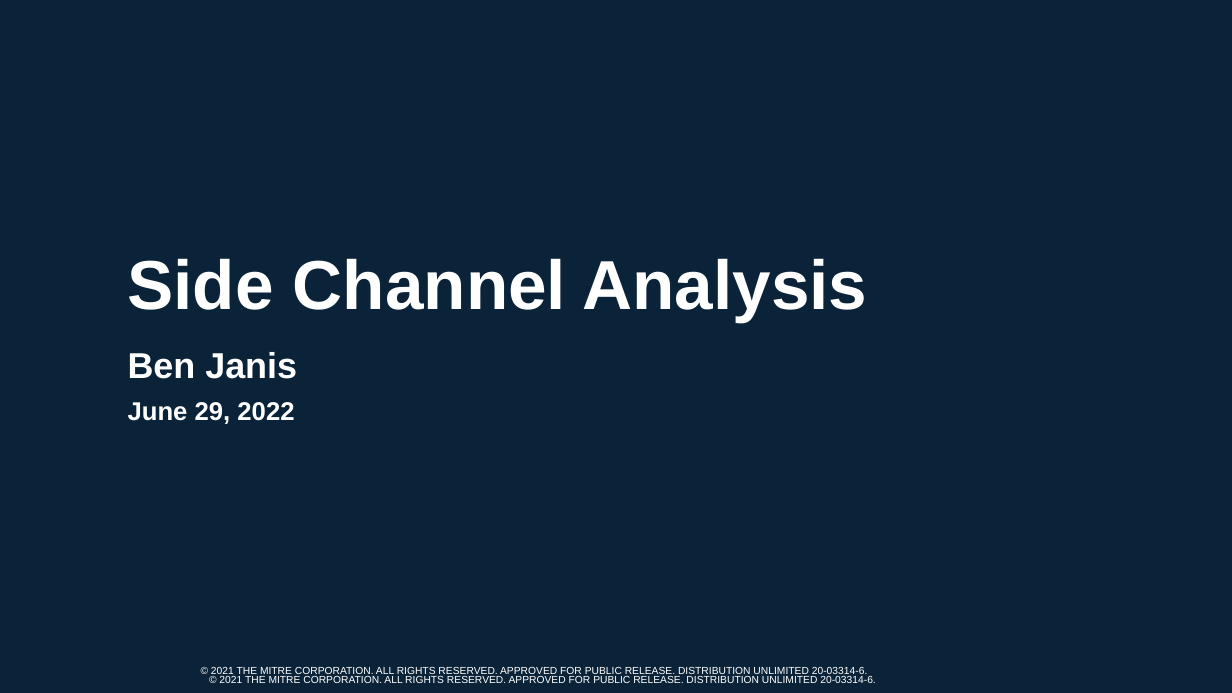
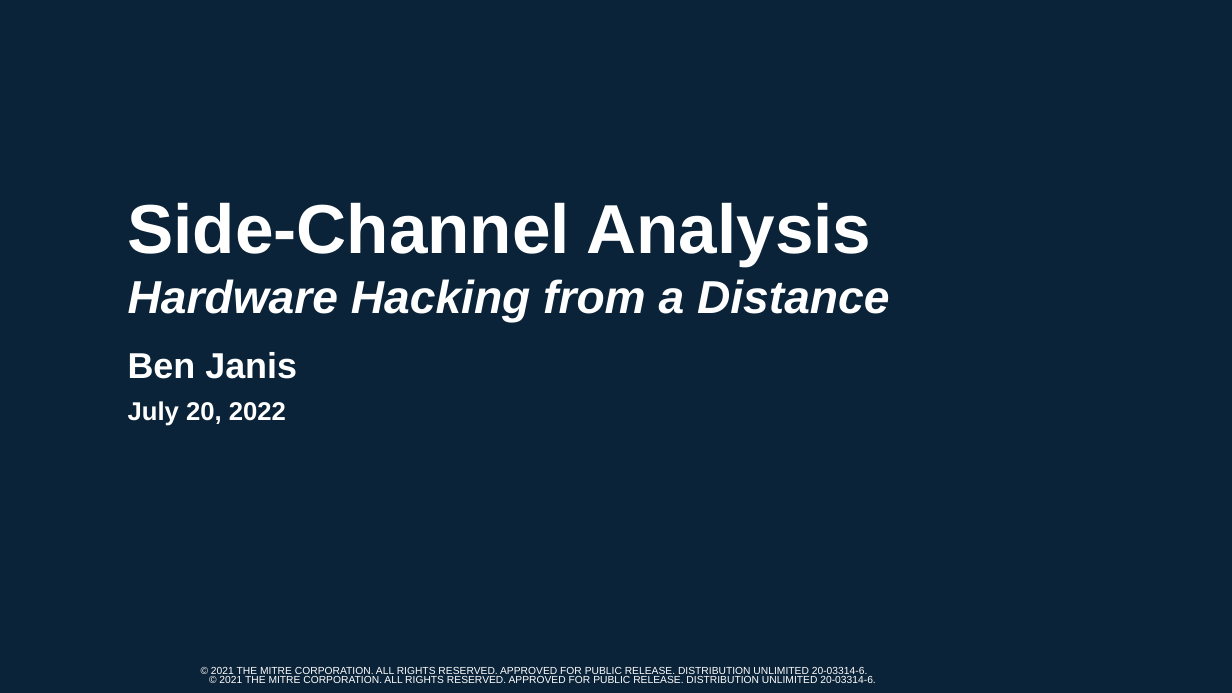
Before and after one commit to janisbent/sc-lab, a slide deck: slide 1 of MITRE SC Lab HS.pptx. Drawn at 1232x693 pixels with LibreOffice and Linux fonts; fonts in the diff are those of the drawing; background and template pictures are left out. Boxes give left, top, right and bottom in pixels: in the first picture for what was removed or moved away, otherwise in the second. Text is boxed around its words. In the diff, an @@ line names an element or a change of style, - is before the commit and + after.

Commit message:
Updated README button and slides

```diff
--- a/MITRE SC Lab HS.pptx
+++ b/MITRE SC Lab HS.pptx
@@ title at [128,202,889,323]: text changed; size 54 to 36 pt; italic on @@
-Side Channel Analysis
+Side-Channel Analysis
+Hardware Hacking from a Distance
@@ subtitle at [128,401,286,426]: text changed @@
-June 29, 2022
+July 20, 2022
```
Also in this commit, not shown: 1 other file.
